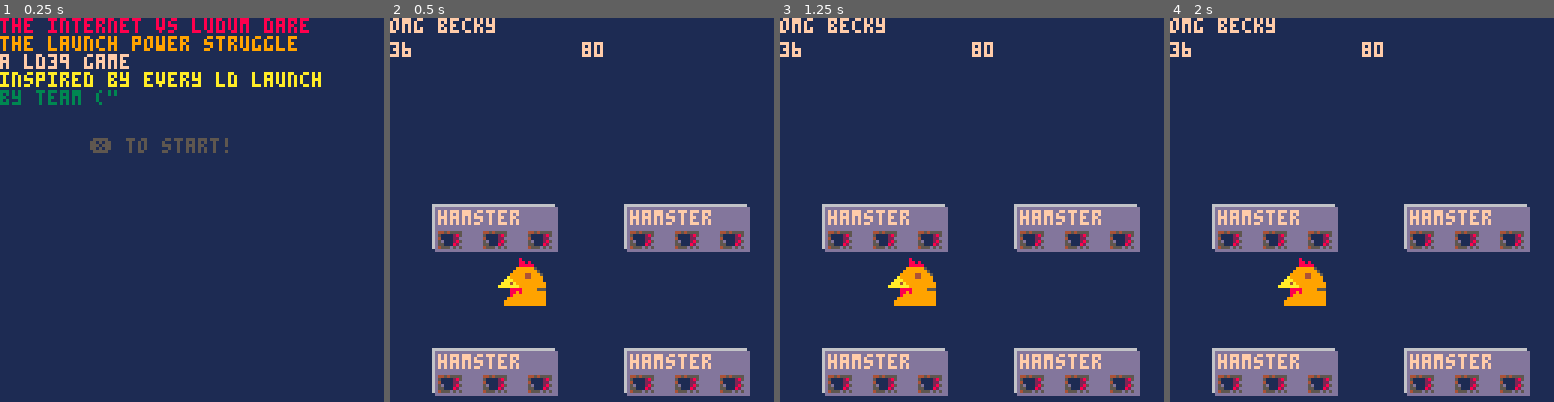
Above: before the commit, frames 1-4 (left to right).
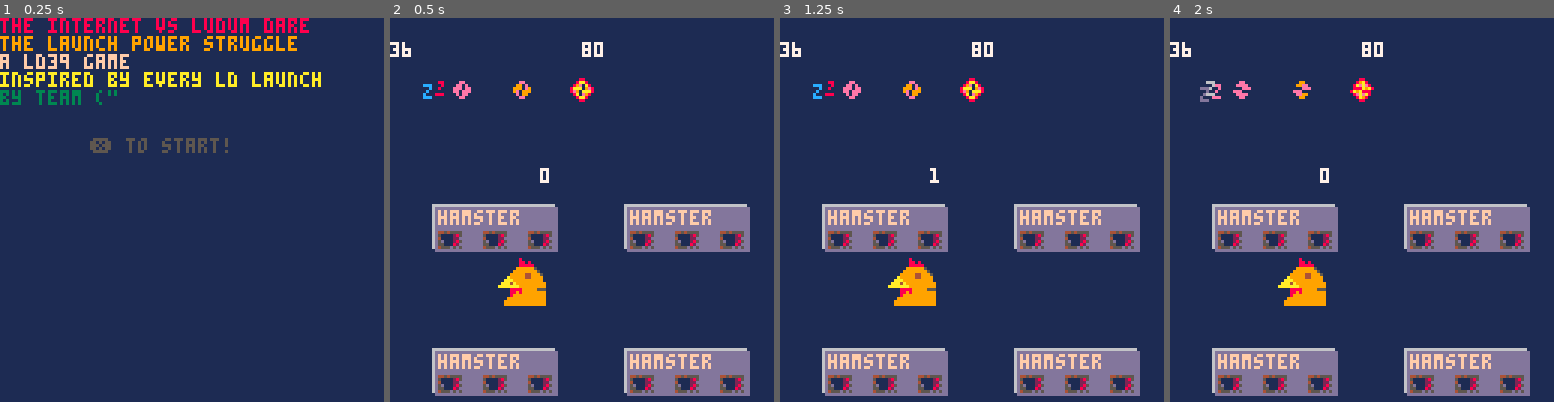
Above: after the commit, the same moments.

Repository: truck/ld39
Game: PICO-8 cartridge ld39.p8
The game is run twice, just before and just after one commit, with the same random seed, the same clock (stepped at 60 frames per second) and the same inputs.
Inputs:
- Up to frame 1 (0.25 s): no input
- Up to frame 2 (0.5 s): tap X (X key) at 0.33 s
- Up to frame 3 (1.25 s): tap X (X key) at 1.07 s
- Up to frame 4 (2 s): tap X (X key) at 1.85 s

Frame 1 is identical in both runs. In frame 2, 1.4% of the frame differs, in the area x 0-56%, y 0-43%; in frame 3, 1.4%; in frame 4, 1.4%.

Commit message:
animation delay

Diff:
--- a/ld39.p8
+++ b/ld39.p8
@@ -55,7 +55,6 @@
 -- draw stuff
 
 function draw_screen()
- print "omg becky"
  foreach(machines,draw_machine)
  draw_pov()
 end
@@ -71,6 +70,12 @@
  spr(pmeter(m.percent),x,y+6,1,1)
  spr(pmeter(m.tired),x+15,y+6,1,1)
  spr(pmeter(m.hunger),x+30,y+6,1,1)
+ t = animn(2,10)
+ print(animn(3,5),50,50,7)
+ spr(7+t,10,20)
+ spr(23+t,20,20)
+ spr(39+t,40,20)
+ spr(55+t,60,20)
 end
 
 function pmeter(p)
@@ -82,6 +87,13 @@
   print(pov.y,64,8)
   spr(5,pov.x,pov.y,2,2,pov.facing)
 end
+
+function animn(n,d)
+  local x = flr(tick % (n*d))
+  x = flr(x/d)
+  return x
+end
+
 -- game stuff
 
 function def_powersource(n)
